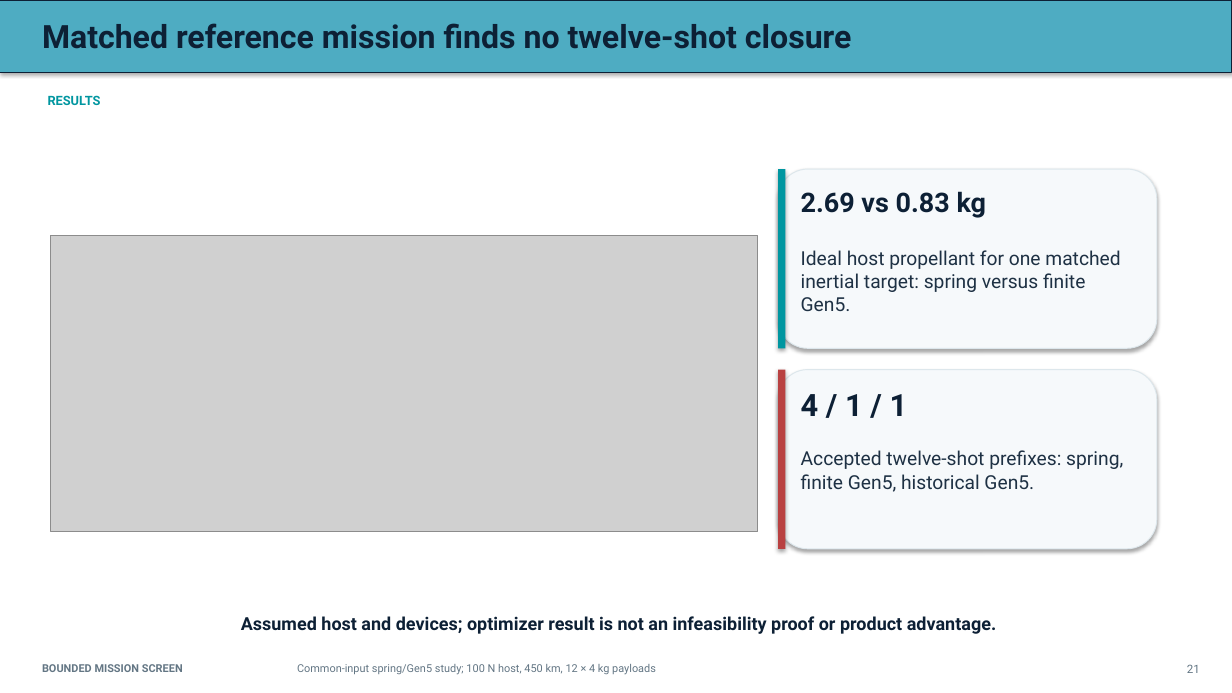
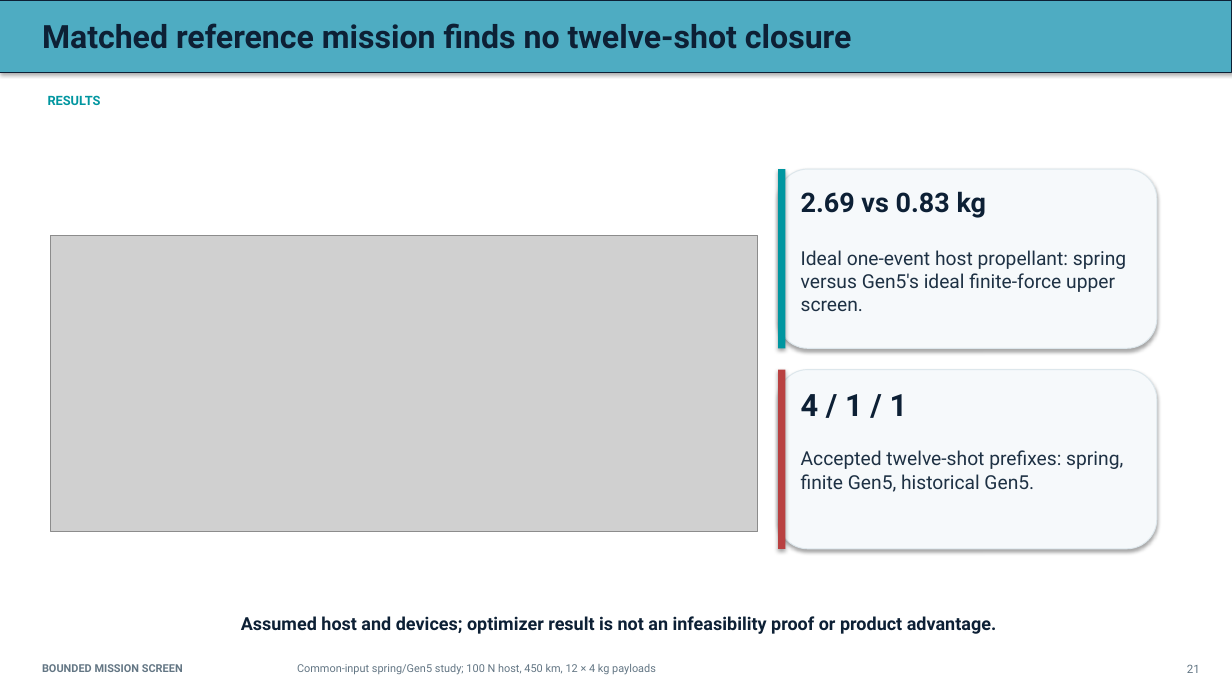
Before and after one commit to aaaaaaaaaaaavm/VOLLEY-thesis, a slide deck: slide 21 of university/final_review_2026_10_10/VOLLEY_Final_Review_2026-10-10.pptx. Drawn at 1232x693 pixels with LibreOffice and Linux fonts; fonts in the diff are those of the drawing; grey boxes stand for pictures. Boxes give left, top, right and bottom in pixels: in the first picture for what was removed or moved away, otherwise in the second. Text is boxed around its words. In the diff, an @@ line names an element or a change of style, - is before the commit and + after.

```diff
--- a/university/final_review_2026_10_10/VOLLEY_Final_Review_2026-10-10.pptx
+++ b/university/final_review_2026_10_10/VOLLEY_Final_Review_2026-10-10.pptx
@@ text at [801,250,1126,311]: text changed @@
-Ideal host propellant for one matched inertial target: spring versus finite Gen5.
+Ideal one-event host propellant: spring versus Gen5's ideal finite-force upper screen.
```
Also in this commit, not shown: 9 other slides changed, 15 other files.
